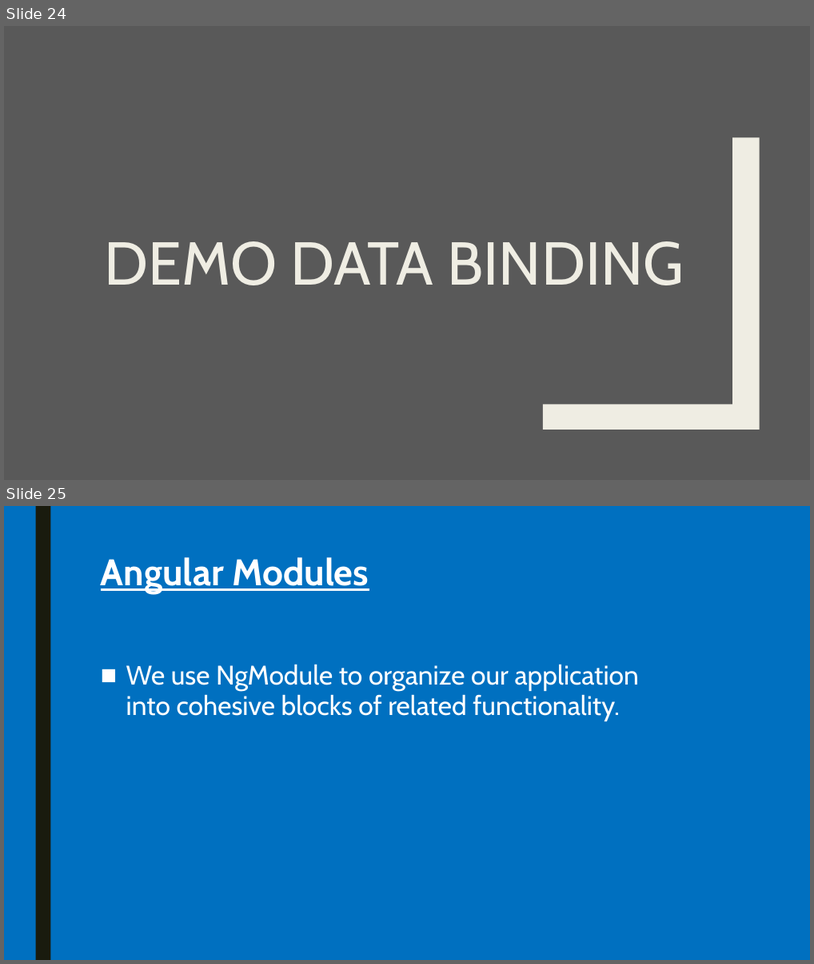
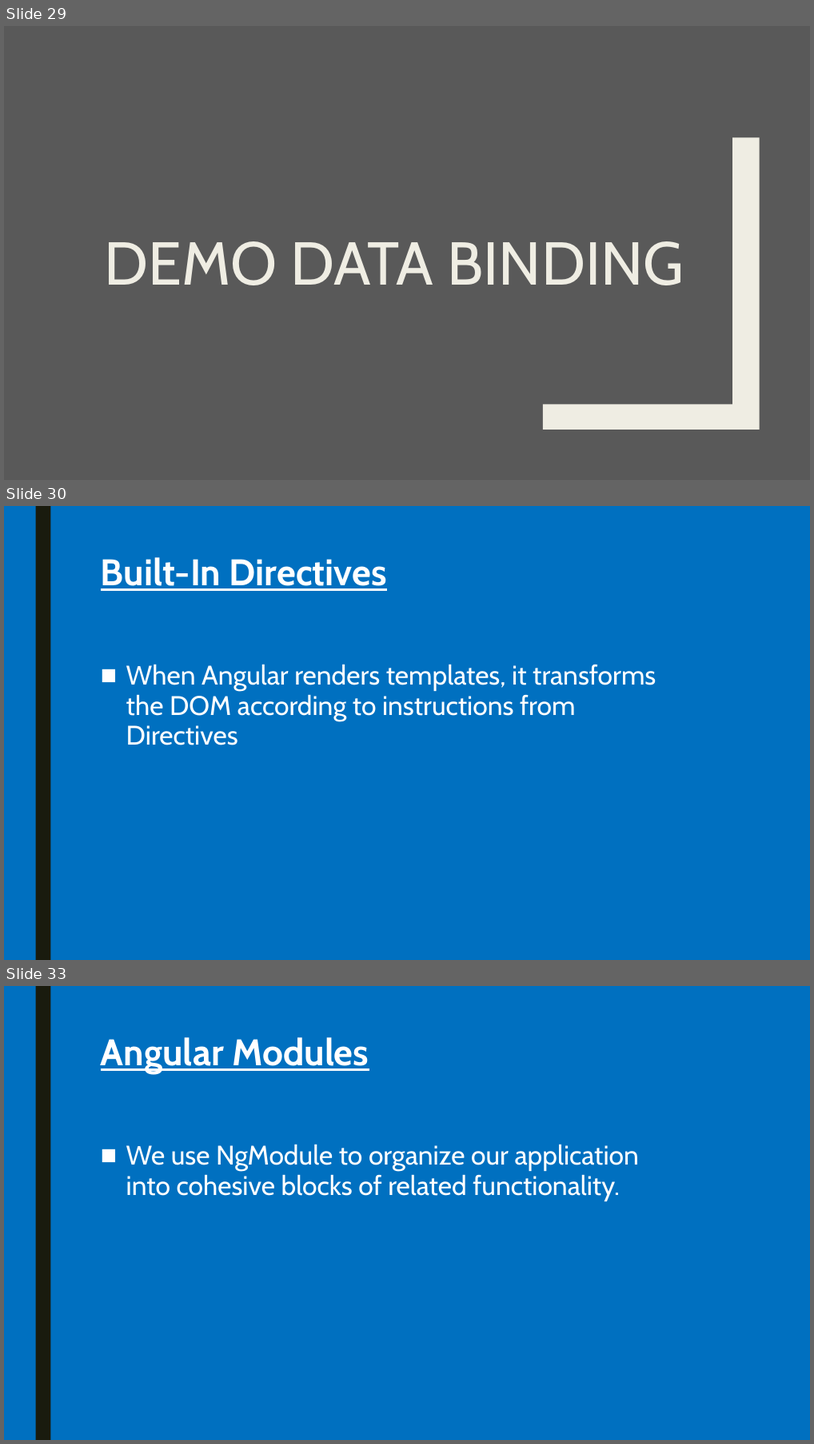
Before and after one commit to pkyurkchiev/mean-stack, a slide deck: presentations/angular2.pptx. Shown one above the other, each under a label of ours: slides 24 and 25 before the commit, slides 29, 30 and 33 after it; the slides between them are not shown. The pictures are 814x964 and 814x1444 pixels, drawn with LibreOffice and Linux fonts; fonts in the diff are those of the drawing. Boxes give left, top, right and bottom in pixels: in the first picture for what was removed or moved away, otherwise in the second. Text is boxed around its words. In the diff, an @@ line names an element or a change of style, - is before the commit and + after.

Commit message:
change on angular present...

```diff
--- a/presentations/angular2.pptx
+++ b/presentations/angular2.pptx
@@ slide 30 added at (4,506,810,960), background #0070C0; not listed: 1 template element that a slide beside it also shows @@
@@ title added at (101,557,387,591), 44 pt, text #FFFFFF, bold, underline @@
+Built-In Directives
@@ text added at (126,664,656,745), 32 pt, text #FFFFFF @@
+■ When Angular renders templates, it transforms the DOM according to instructions from Directives
@@ what was slide 24 is now slide 29 @@
@@ what was slide 25 is now slide 33 @@
```
Also in this commit, not shown: 1 slide changed, 17 other slides added, 5 slides removed.
